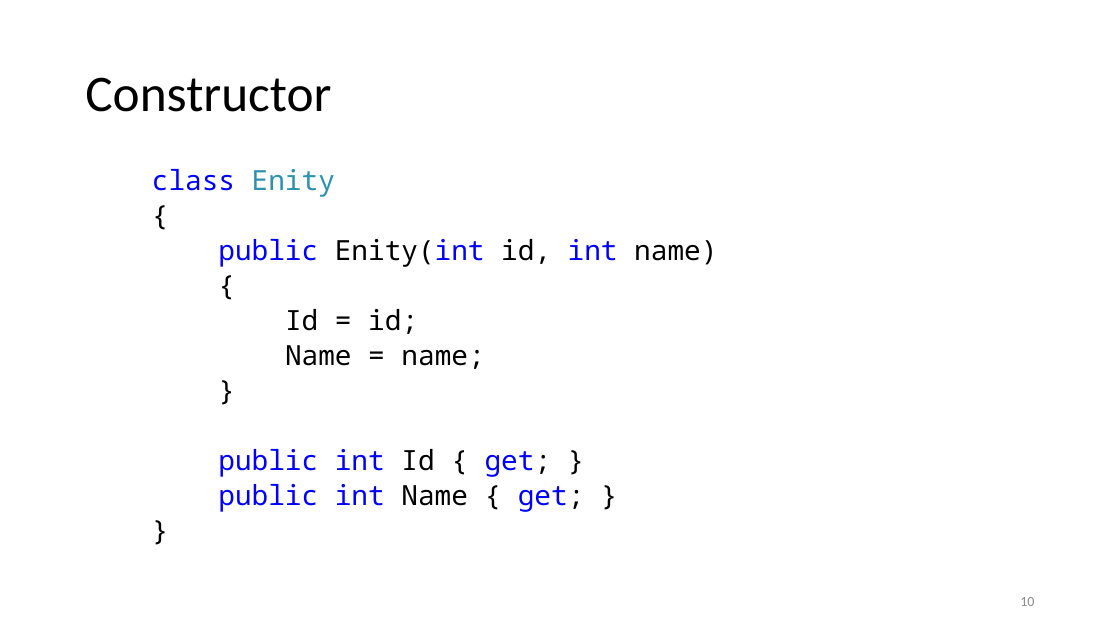
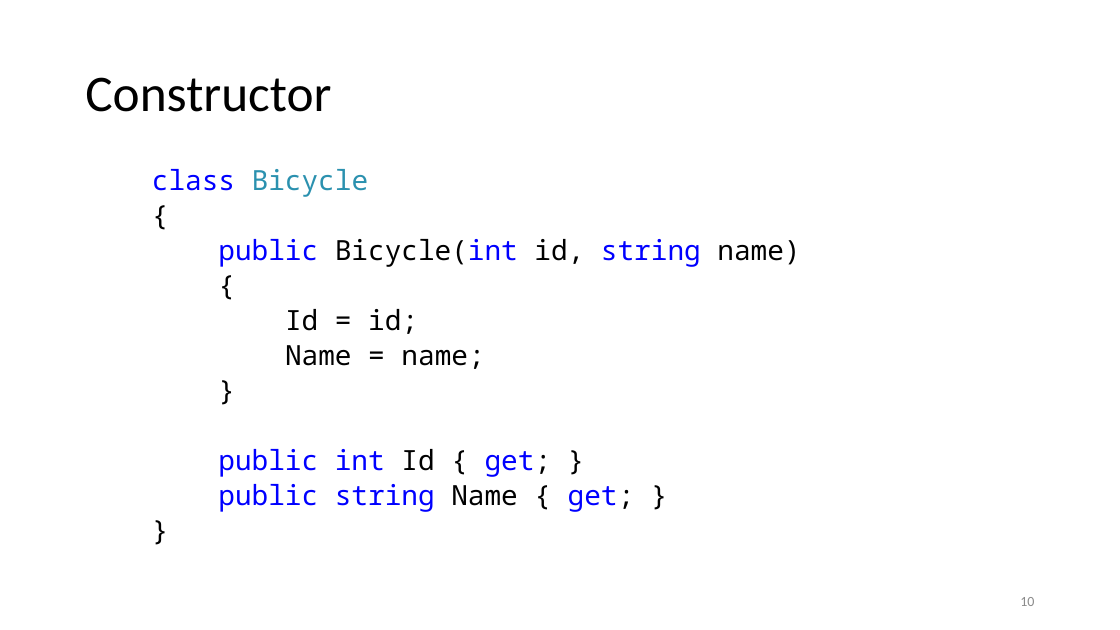
Before and after one commit to kugushev/presentations, a slide deck: slide 10 of Presentation.pptx. Drawn at 1120x630 pixels with LibreOffice and Linux fonts; fonts in the diff are those of the drawing. Boxes give left, top, right and bottom in pixels: in the first picture for what was removed or moved away, otherwise in the second. Text is boxed around its words. In the diff, an @@ line names an element or a change of style, - is before the commit and + after.

```diff
--- a/Presentation.pptx
+++ b/Presentation.pptx
@@ text at [152,169,368,197]: text changed; text colour #0000FF to #2B91AF @@
-class Enity
+class Bicycle
@@ text at [218,239,800,267]: text changed @@
-public Enity(int id, int name)
+public Bicycle(int id, string name)
@@ text at [218,484,635,512]: text changed @@
-public int Name { get; }
+public string Name { get; }
```
Also in this commit, not shown: 14 other slides changed, 17 other files.
